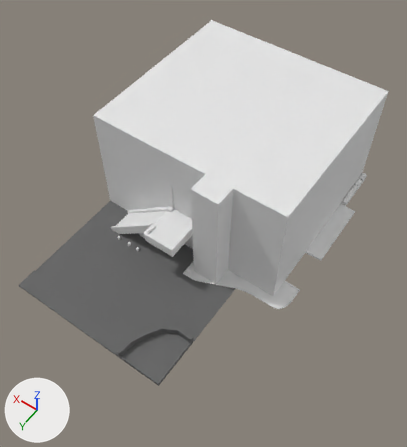
Renders of the Blender file assets/uec.blend from each side of a commit.
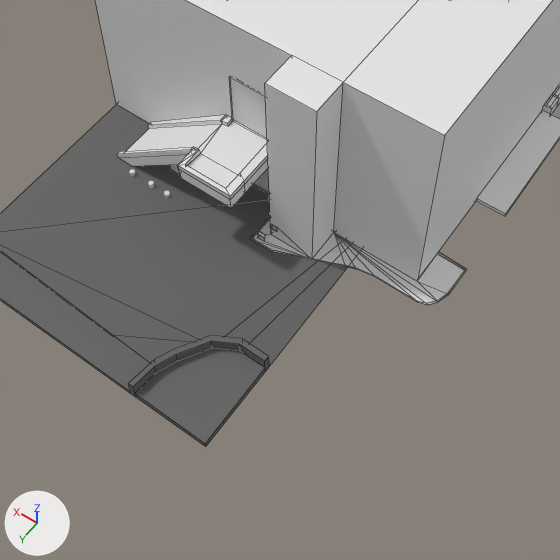
Each version is shown whole from a camera (50 mm lens) standing at (-23.8, 24.2, 49.0) and looking at (-3.9, -3.7, 5.1), then close up on the part from 12% to 86% of the width and 32% to 100% of the height. Lighting does not change. The marker at lower left points along +X, +Y and +Z. The close-ups show mesh edges as thin lines.

Objects in the first close-up: 'Building E3', 'land Building E3 front'.
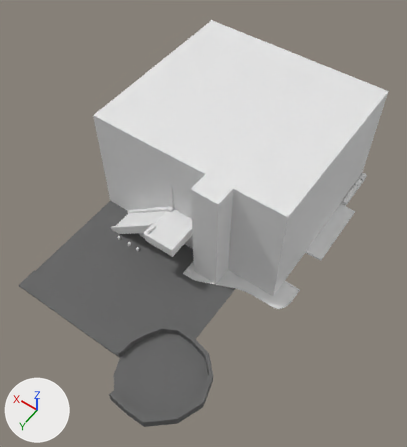
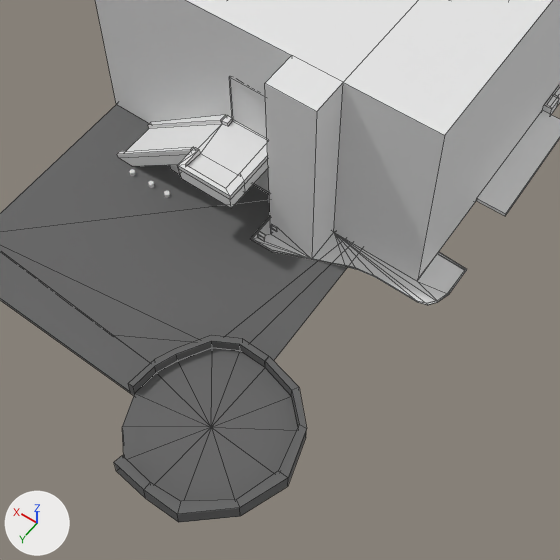
What changed in the scene script:
```text
Change me_平面:
    used by ob_land_building_e3_front; location = (0.0, 0.0, 0.0); scale = (0.15, 0.15, 0.15)
    remove me_平面.from_pydata(...)  # 45 vertices, 36 faces; spans x -60.2..59.9, y -60.0..69.8, z 0.0..7.8
    add me_平面.from_pydata(...)  # 88 vertices, 83 faces; spans x -89.5..59.9, y -60.0..94.0, z 0.0..8.0
    me_平面 part 1
    3 vertices are removed from x -60.2, y 37.0..69.8, z 0.0..2.8
    4 faces are deleted
    30 vertices are added at x -89.5..-34.9, y 34.9..93.9, z 0.0..8.0
    6 new vertices lie (0.0, 0.0, 2.9) away from vertices in x -60.2..-30.5, y 37.1..69.8, z 0.0
    5 new vertices lie (0.2, 0.1, -7.8) away from vertices in x -83.0..-42.2, y 48.8..93.9, z 7.8..8.0
    5 new vertices lie (0.0, 0.0, 2.9) away from vertices in x -85.6..-42.8, y 64.9..91.0, z 0.0..0.2
    51 new faces join them
```

Changed parts and their boxes (x1, y1, x2, y2) in the close-ups (560 x 560 px):
'land Building E3 front', reshaped: before (0, 104, 348, 447); after (0, 104, 348, 522)
part 1 of me_平面, built on: before (135, 348, 265, 447); after (114, 348, 307, 522)
